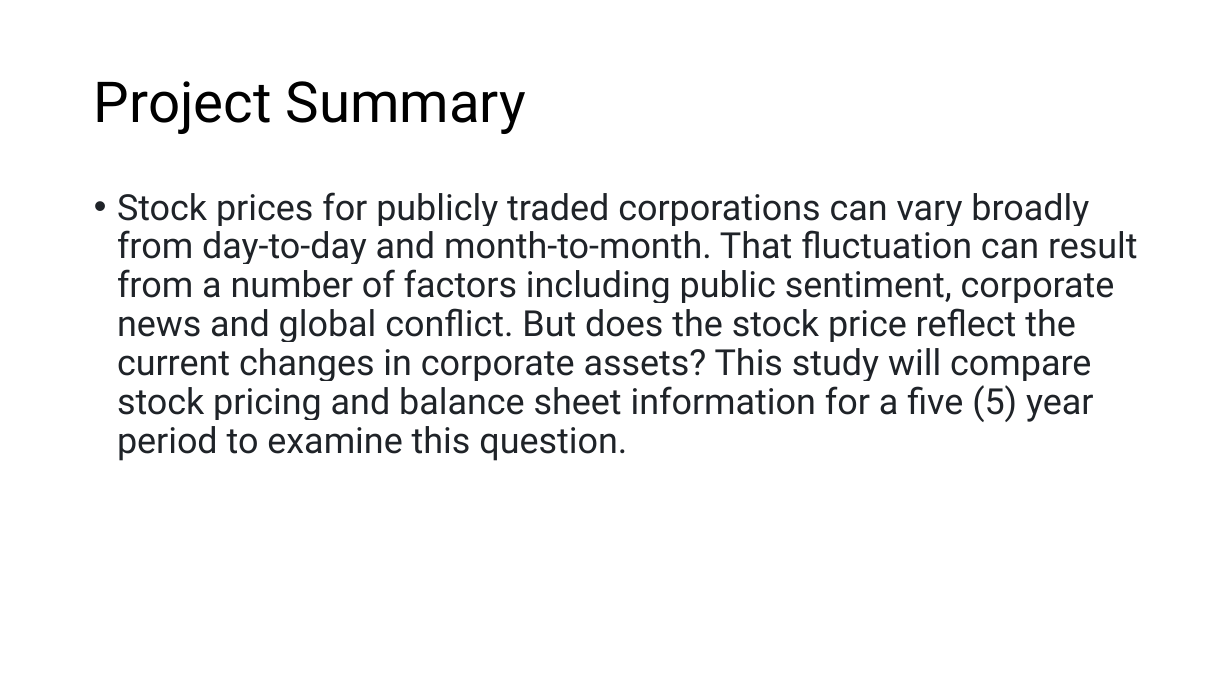
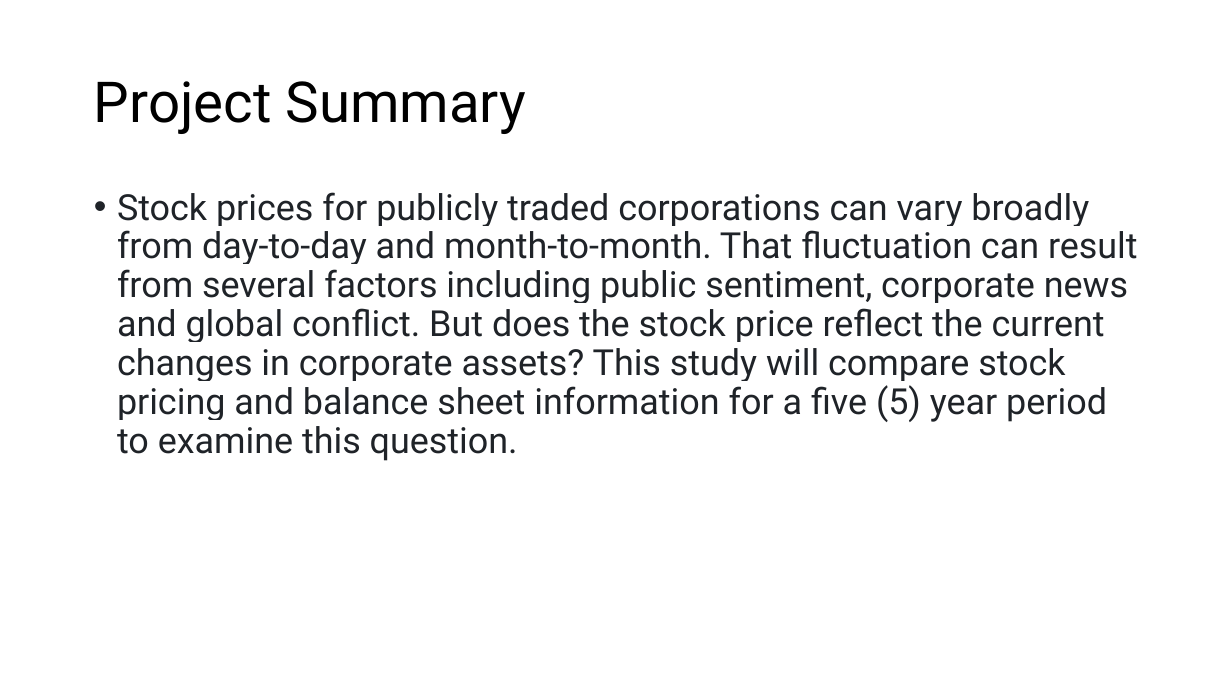
Before and after one commit to BrennanB572/Project-3, a slide deck: slide 3 of Company Stock vs Asset presentation.pptm. Drawn at 1232x693 pixels with LibreOffice and Linux fonts; fonts in the diff are those of the drawing. Boxes give left, top, right and bottom in pixels: in the first picture for what was removed or moved away, otherwise in the second. Text is boxed around its words. In the diff, an @@ line names an element or a change of style, - is before the commit and + after.

```diff
--- a/Company Stock vs Asset presentation.pptm
+++ b/Company Stock vs Asset presentation.pptm
@@ text at [117, 192, 1138, 461]: text changed @@
-• Stock prices for publicly traded corporations can vary broadly from day-to-day and month-to-month. That fluctuation can result from a number of factors including public sentiment, corporate news and global conflict. But does the stock price reflect the current changes in corporate assets? This study will compare stock pricing and balance sheet information for a five (5) year period to examine this question.
+• Stock prices for publicly traded corporations can vary broadly from day-to-day and month-to-month. That fluctuation can result from several factors including public sentiment, corporate news and global conflict. But does the stock price reflect the current changes in corporate assets? This study will compare stock pricing and balance sheet information for a five (5) year period to examine this question.
```
Also in this commit, not shown: 5 other slides changed.
